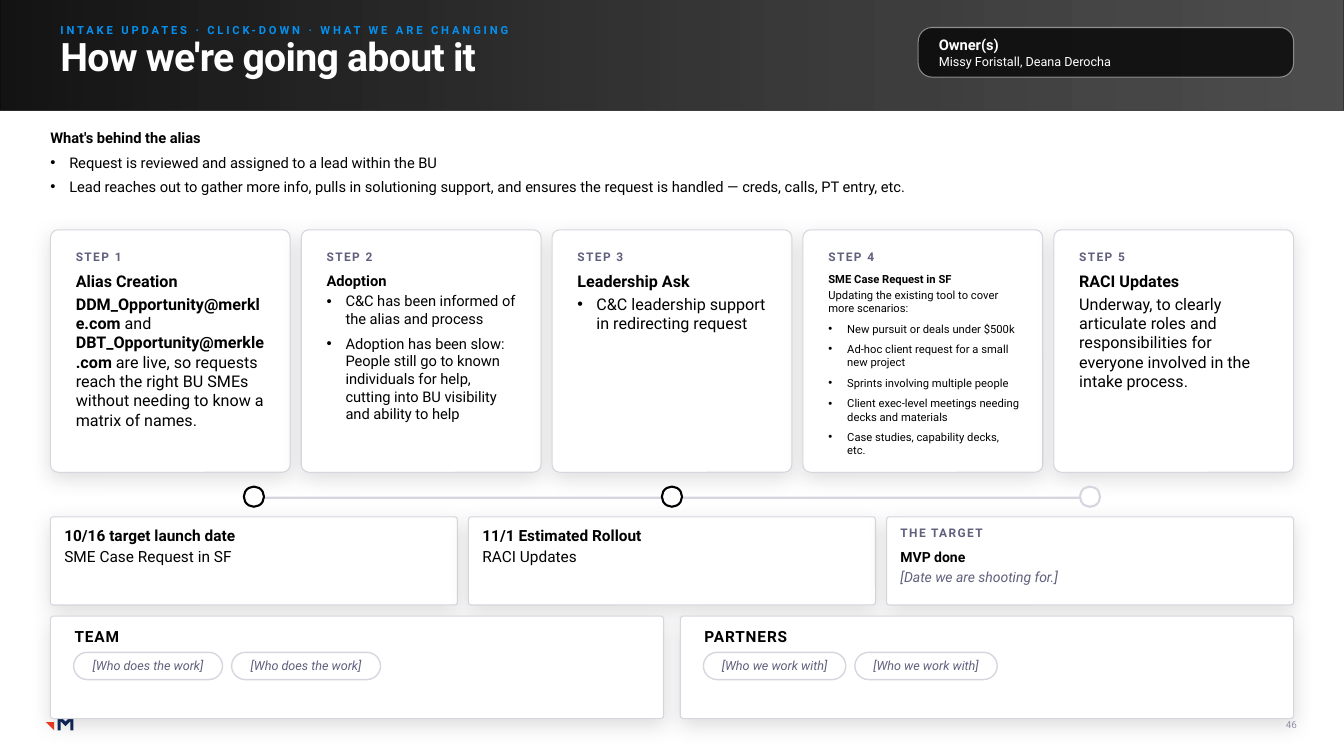
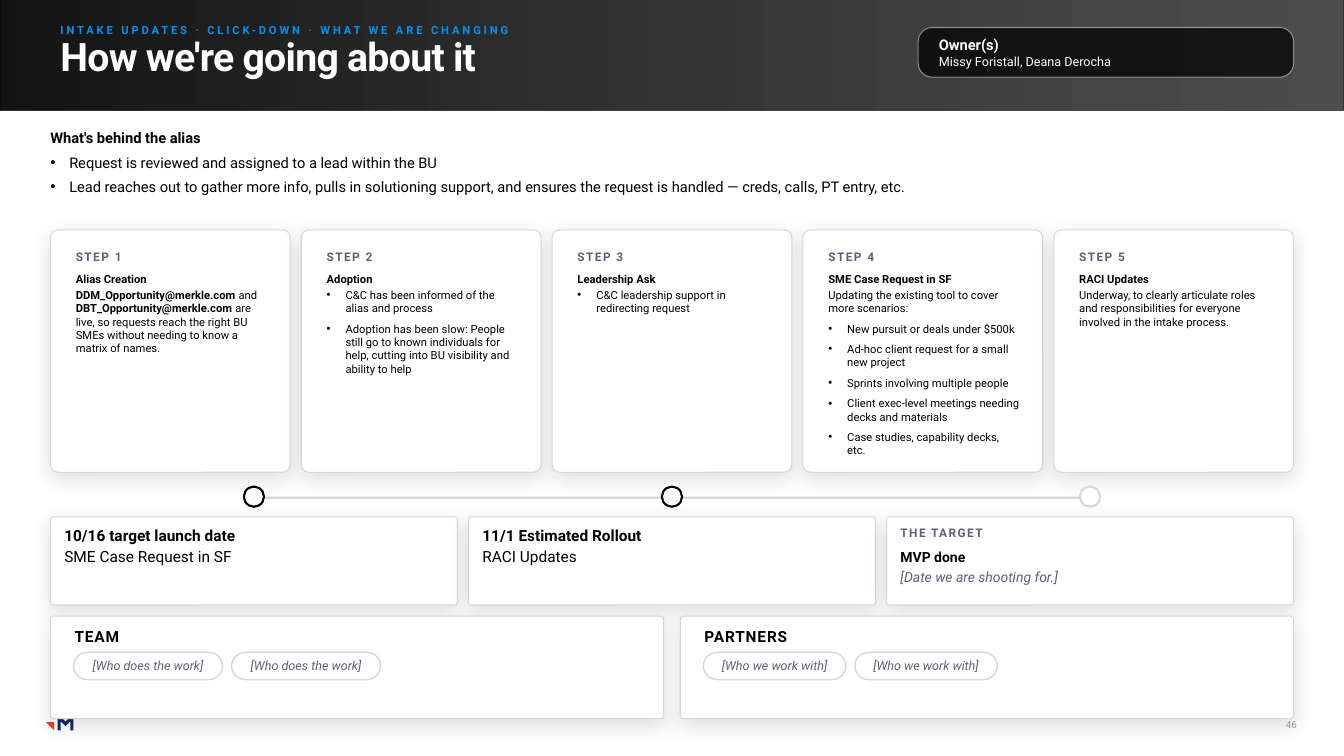
Before and after one commit to RachelHarrisMerkle/BasicMerkle, a slide deck: slide 46 of Priorities_Master.pptx. Drawn at 1344x756 pixels with LibreOffice and Linux fonts; fonts in the diff are those of the drawing; grey boxes stand for pictures. Boxes give left, top, right and bottom in pixels: in the first picture for what was removed or moved away, otherwise in the second. Text is boxed around its words. In the diff, an @@ line names an element or a change of style, - is before the commit and + after.

```diff
--- a/Priorities_Master.pptx
+++ b/Priorities_Master.pptx
@@ text in rounded rectangle at (76, 274, 258, 352): size 11.5 to 8 pt @@
@@ text in rounded rectangle at (327, 274, 510, 376): size 10.5 to 8 pt @@
@@ text in rounded rectangle at (577, 274, 726, 315): size 11.5 to 8 pt @@
@@ text in rounded rectangle at (1079, 274, 1256, 329): size 11.5 to 8 pt @@
```
Also in this commit, not shown: 6 other slides changed, 7 slides added, 1 other file.
